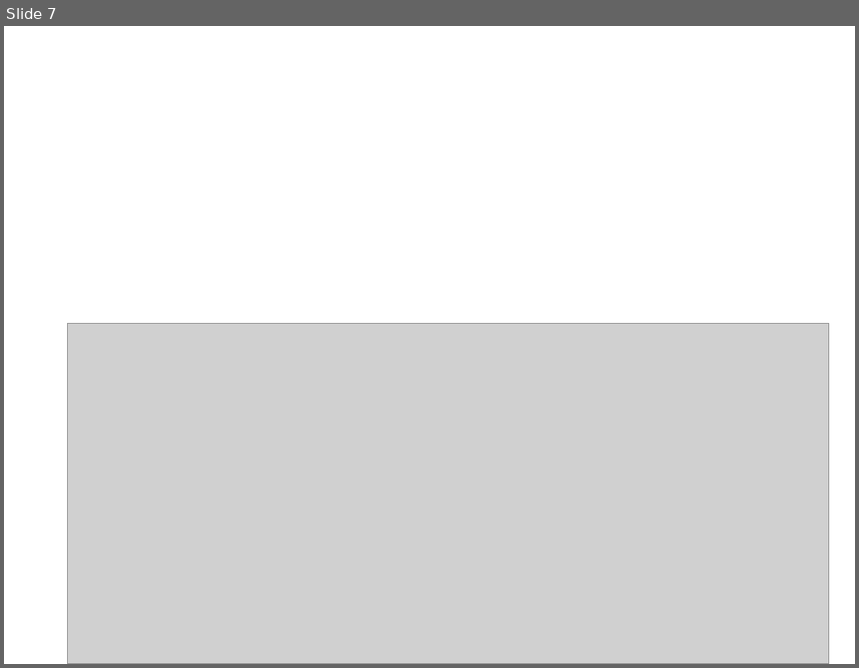
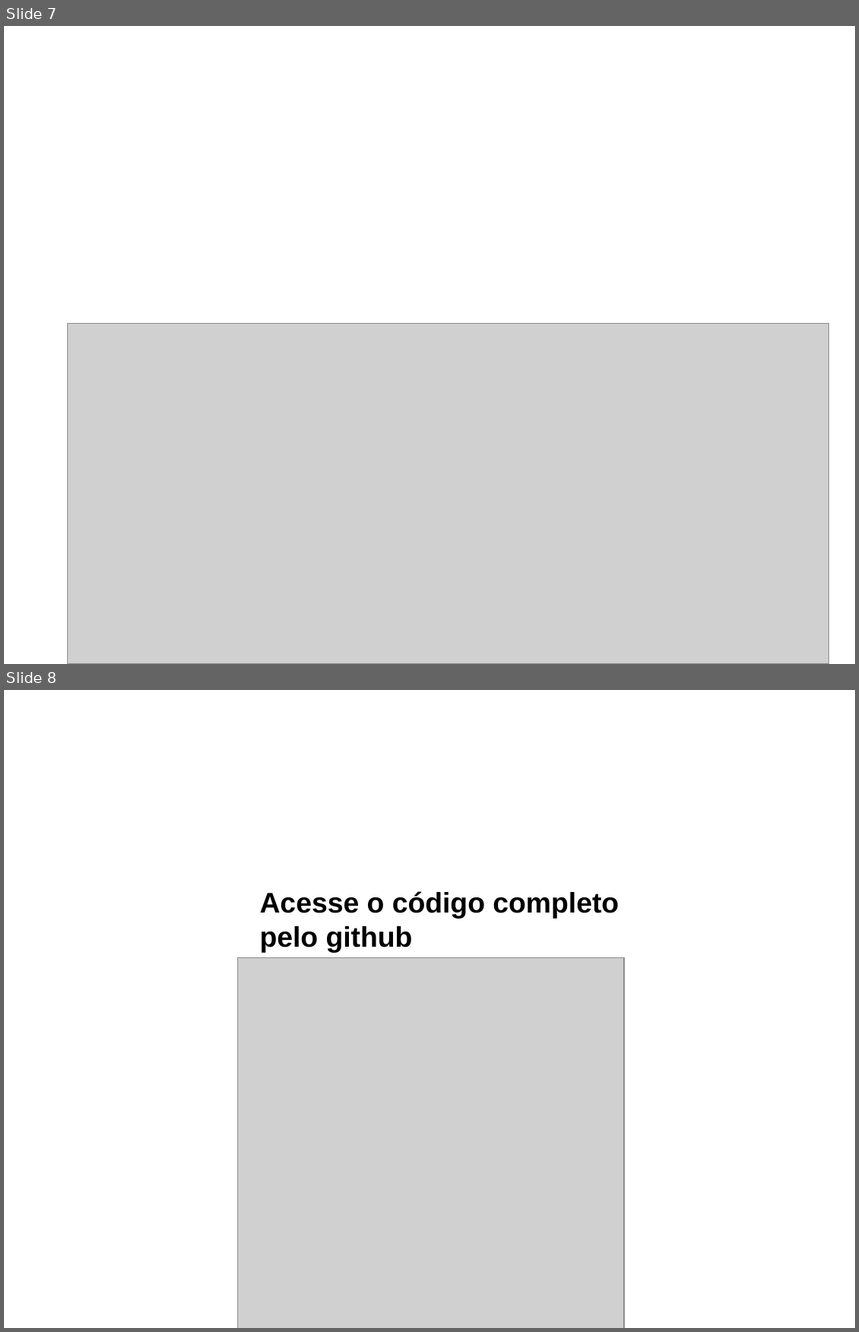
Before and after one commit to jefftdb/mini_curso, a slide deck: mini_curso_Orientado_a_Objeto.pptx. Shown one above the other, each under a label of ours: slide 7 before the commit, slides 7 and 8 after it. The pictures are 859x668 and 859x1332 pixels, drawn with LibreOffice and Linux fonts; fonts in the diff are those of the drawing; grey boxes stand for pictures; background and template pictures are left out. Boxes give left, top, right and bottom in pixels: in the first picture for what was removed or moved away, otherwise in the second. Text is boxed around its words. In the diff, an @@ line names an element or a change of style, - is before the commit and + after.

Commit message:
inseri o Qr code no pdf

```diff
--- a/mini_curso_Orientado_a_Objeto.pptx
+++ b/mini_curso_Orientado_a_Objeto.pptx
@@ slide 8 added at box(4, 690, 855, 1328), background picture (left out) @@
@@ text added at box(260, 891, 619, 952), 24 pt, text #000000, bold @@
+Acesse o código completo pelo github
@@ picture added at box(238, 958, 624, 1328) @@
```
